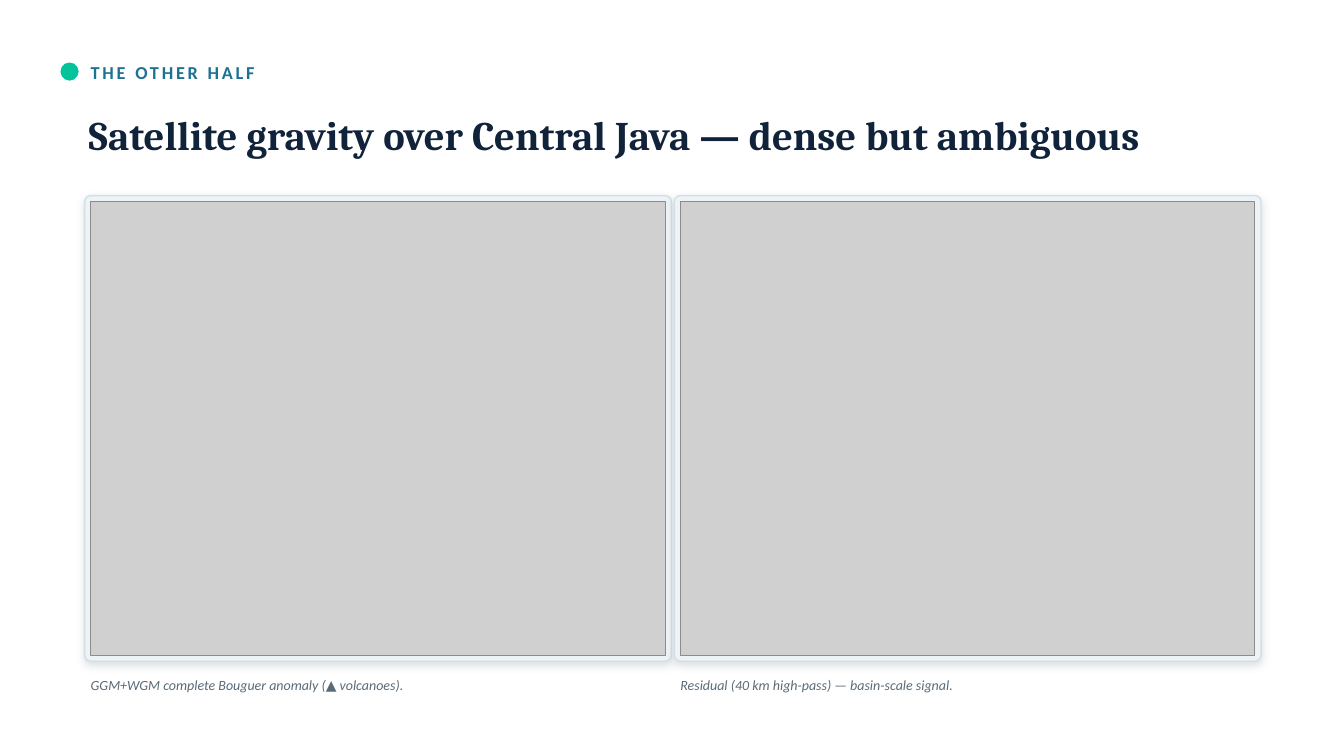
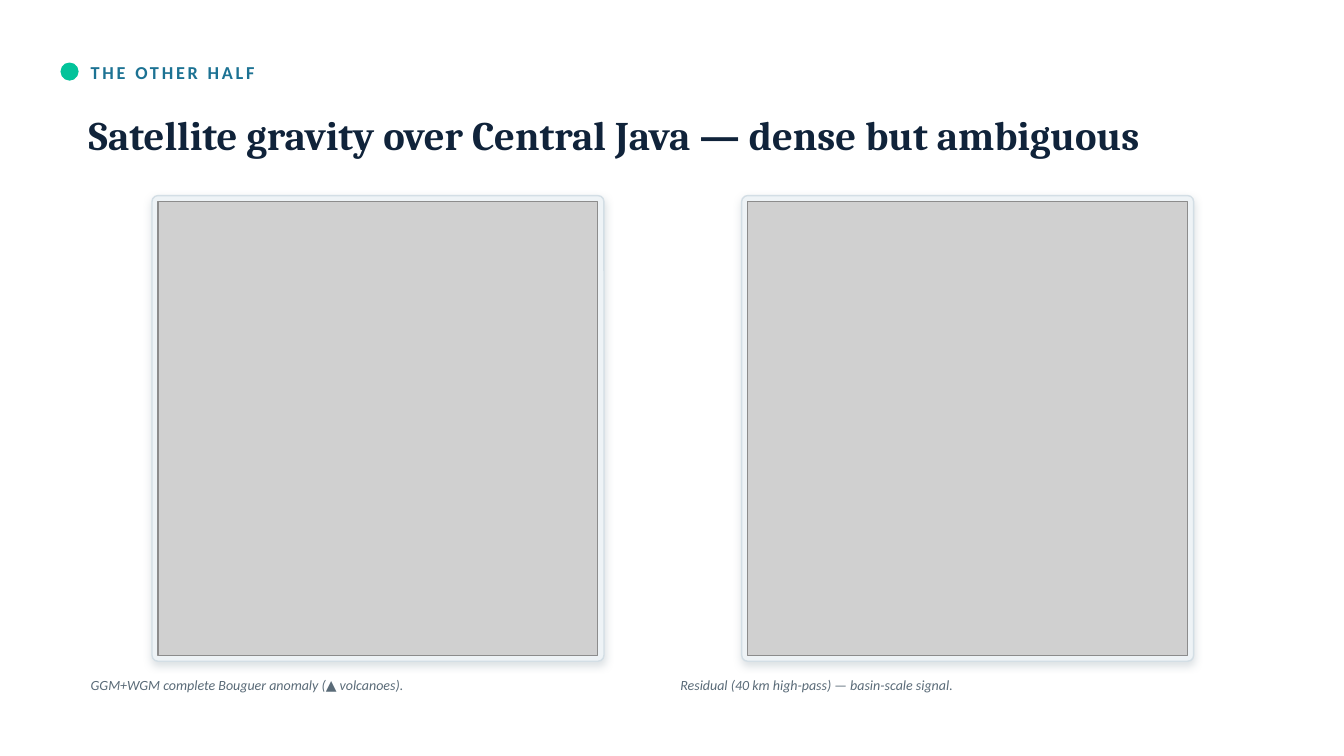
Before and after one commit to maswiet/fbt-gravity-seismicity, a slide deck: slide 15 of pitch_rf_gravity/RF_Gravity_CentralJava_keynote.pptx. Drawn at 1344x756 pixels with LibreOffice and Linux fonts; fonts in the diff are those of the drawing; grey boxes stand for pictures. Boxes give left, top, right and bottom in pixels: in the first picture for what was removed or moved away, otherwise in the second. Text is boxed around its words. In the diff, an @@ line names an element or a change of style, - is before the commit and + after.

```diff
--- a/pitch_rf_gravity/RF_Gravity_CentralJava_keynote.pptx
+++ b/pitch_rf_gravity/RF_Gravity_CentralJava_keynote.pptx
@@ rounded rectangle: place and size @@
-rounded rectangle at (85, 196, 671, 661)
+rounded rectangle at (152, 196, 604, 661)
@@ picture: place and size @@
-picture at (91, 202, 665, 655)
+picture at (158, 202, 598, 655)
@@ rounded rectangle: place and size @@
-rounded rectangle at (675, 196, 1261, 661)
+rounded rectangle at (742, 196, 1194, 661)
@@ picture: place and size @@
-picture at (681, 202, 1255, 655)
+picture at (748, 202, 1188, 655)
```
Also in this commit, not shown: 7 other slides changed, 1 other file.
